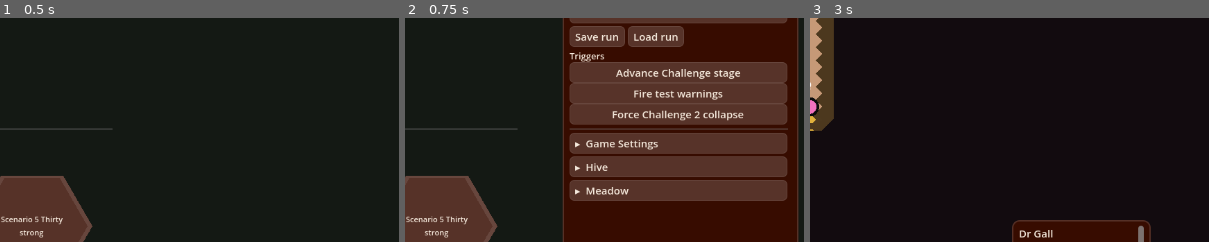
Above: before the commit, frames 1-3 (left to right).
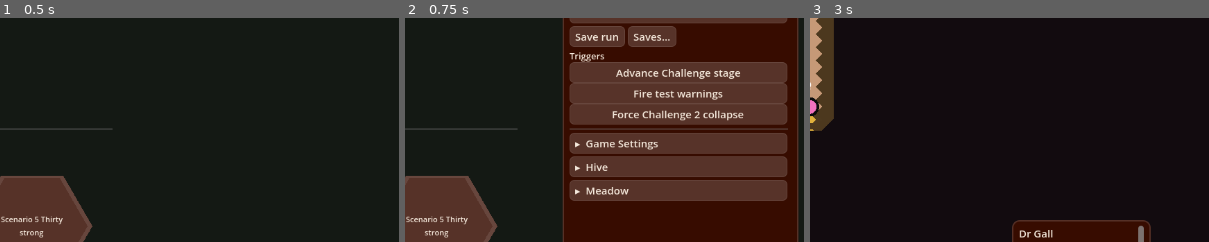
Above: after the commit, the same moments.

Repository: wonderburg7/meadow
Game: Godot game, scene res://scenes/Main.tscn
The game is run twice, just before and just after one commit, with the same random seed, the same clock (stepped at 60 frames per second) and the same inputs.
Inputs (mouse positions are % of the whole screen's width and height, from its top left):
- Up to frame 1 (0.5 s): no input
- Up to frame 2 (0.75 s): click "⚙" at 0.5 s
- Up to frame 3 (3 s): click "⚙" at 1.25 s; click (10, 30) at 2.02 s; click "Start" at 2.75 s
The pictures show only the part of the screen within x 50-100%, y 30-80%; the shares and areas given below are measured in that part.

Frame 1 is identical in both runs. In frame 2, 0.4% of the frame differs, in the area x 57-70%, y 3-13%; in frame 3, nothing differs.

Commit message:
SA-1: reach the Saves window from the cog only, and always confirm Delete
Removes the top bar's Saves button and its "saves_window" gate row. The
cog's "Load run" becomes "Saves…" and opens the Saves window on the main
menu as well as in a sandbox run; the window raises itself above the menu
there and hides "Save this run". Deleting a saved run now always asks, with
no "stop warning me" option. Files hands-on checks C-76 to C-78.

Co-Authored-By: Claude Opus 5.5 <noreply@anthropic.com>

Diff:
--- a/scripts/availability.gd
+++ b/scripts/availability.gd
@@ -75,10 +75,9 @@
 	"foraging_window": {"controls": ["foraging_button"]},
 	"hatch_lock": {"controls": ["lock_row"]},
 	"miner": {"controls": ["soil_mark_btn", "soil_clear_btn"]},
-	# AP-7: no Challenge stage unlocks either key, so both buttons stay hidden
-	# throughout a Challenge and show in every other run (progression.md 8.5).
+	# AP-7: no Challenge stage unlocks this key, so the button stays hidden
+	# throughout a Challenge and shows in every other run (progression.md 8.5).
 	"skills_window": {"controls": ["skills_button"]},
-	"saves_window": {"controls": ["saves_button"]},
 	"cell_designation": {"designations": ["nectar", "pollen", "brood", "any"]},
 	"honey_designation": {"designations": ["honey"]},
 	"jelly_designation": {"designations": ["jelly"]},
--- a/scripts/debug_panel.gd
+++ b/scripts/debug_panel.gd
@@ -509,9 +509,9 @@
 
 	load_btn = Button.new()
 	_style_button(load_btn)
-	load_btn.text = "Load run"
+	load_btn.text = "Saves…"
 	load_btn.pressed.connect(_on_load_pressed)
-	save_row.add_child(UI.with_info(load_btn, "Rebuild the world from the saved run. Whatever is happening now is lost."))
+	save_row.add_child(UI.with_info(load_btn, "Open the Saves window: save this run by name, load a save or one of its checkpoints, or delete one."))
 
 	# One labelled home for buttons that force a state the simulation
 	# reaches only rarely on its own, built before anything needs it so the
@@ -673,14 +673,15 @@
 ## the hive, so the world has to be built with them from the start. The
 ## flag tells the fresh scene to replay the save over itself.
 func _on_load_pressed() -> void:
-	# SV-3: in a sandbox run the Saves window (SV-2) is where a save is
-	# chosen, so Load run opens it rather than guessing. A Challenge hides
-	# that window, and the main menu would sit on top of it, so both keep
-	# the older behaviour below: load the most recently saved named slot.
+	# SV-3, SA-1: the Saves window (SV-2) is where a save is chosen, so
+	# "Saves…" opens it -- in a sandbox run and on the main menu, where the
+	# window raises itself above the menu (saves_panel.gd::open). Only a
+	# Challenge in progress keeps the older behaviour below, loading the
+	# most recently saved named slot: a Challenge keeps its own checkpoints.
 	var worlds := get_tree().get_nodes_in_group("world")
 	var menus := get_tree().get_nodes_in_group("main_menu")
 	var menu_visible: bool = not menus.is_empty() and menus[0].visible
-	if not worlds.is_empty() and not menu_visible and not (Session.starting_level in [1, 2]):
+	if not worlds.is_empty() and (menu_visible or not (Session.starting_level in [1, 2])):
 		var saves_panel = worlds[0].hud.saves_panel
 		if saves_panel != null:
 			panel.visible = false
--- a/scripts/hud.gd
+++ b/scripts/hud.gd
@@ -525,14 +525,14 @@
 
 # --- _ready and construction --------------------------------------
 var discard_dialog: ConfirmationDialog
+var discard_always_button: Button
 var pending_cell: Node2D = null
 ## What confirm_discard runs if the player agrees; empty while the dialog
 ## is asking about a cell.
 var _pending_discard_action: Callable = Callable()
-## The Saves window (SV-2), created here because this file owns the button
-## that opens it; parented to main like every other GamePanel.
+## The Saves window (SV-2), created here and parented to main like every
+## other GamePanel. Only the settings window's "Saves…" opens it (SA-1).
 var saves_panel: CanvasLayer
-var saves_button: Button
 ## The read-only skill tree (AP-3), created and opened from here the same way.
 var skill_tree_panel: CanvasLayer
 var skills_button: Button
@@ -772,14 +772,6 @@
 	winter_button.pressed.connect(func(): winter_window_requested.emit())
 	winter_button.size_flags_horizontal = Control.SIZE_EXPAND_FILL
 	row2.add_child(winter_button)
-
-	# SV-2 (icon AP-5). Hidden in a Challenge by its UI_GATES row (AP-7):
-	# a Challenge keeps its own checkpoints (tutorial_checkpoint.gd).
-	saves_button = _icon_button("save", "Saves", TOP_BAR_BUTTON_WIDTH, "Opens the Saves window.")
-	saves_button.pressed.connect(func(): main.year_winter._toggle_panel(saves_panel))
-	saves_button.size_flags_horizontal = Control.SIZE_EXPAND_FILL
-	row2.add_child(saves_button)
-	_register_gated_control("saves_button", func(): return saves_button)
 
 	# AP-3 (icon AP-5), just left of View (progression.md 8.5). Hidden in a
 	# Challenge by its UI_GATES row (AP-7), as 8.5 asks.
@@ -2310,7 +2302,8 @@
 ## "Don't warn me again" is a third button rather than a checkbox.
 ## AcceptDialog lays out its own message label and doesn't reliably
 ## position arbitrary child controls beneath it, so an extra button is
-## the sturdier choice here.
+## the sturdier choice here. Kept as discard_always_button so a
+## confirmation that always asks (a Saves-window Delete) can hide it.
 func _build_discard_dialog() -> void:
 	discard_dialog = ConfirmationDialog.new()
 	discard_dialog.theme = UiTheme.build_theme()
@@ -2320,7 +2313,7 @@
 	discard_dialog.cancel_button_text = "Leave the cell as it is"
 	add_child(discard_dialog)
 
-	discard_dialog.add_button("Discard, and stop warning me", true, "discard_always")
+	discard_always_button = discard_dialog.add_button("Discard, and stop warning me", true, "discard_always")
 	discard_dialog.confirmed.connect(_on_discard_confirmed)
 	discard_dialog.custom_action.connect(_on_discard_custom_action)
 
@@ -2333,6 +2326,7 @@
 	discard_dialog.cancel_button_text = "Leave the cell as it is"
 	pending_cell = cell
 	pending_type = new_type
+	discard_always_button.visible = true
 	discard_dialog.dialog_text = (
 		"This cell holds %d %s, and there is no other cell with room for it.\n\n"
 		+ "Reserving it for %s will throw that away."
@@ -2340,11 +2334,13 @@
 	discard_dialog.popup_centered()
 
 ## The same Session.warn_on_discard confirmation, for anything else that
-## throws something away (SV-2's Saves window). Callers check
-## warn_on_discard first; "Discard, and stop warning me" turns it off for
-## every use alike.
-func confirm_discard(title: String, text: String, ok_text: String, cancel_text: String, action: Callable) -> void:
+## throws something away (SV-2's Saves window). Callers that honour
+## warn_on_discard check it first; "Discard, and stop warning me" turns it
+## off for every use alike. A caller that asks every time (SA-1: deleting a
+## saved run) passes offer_stop_warning = false, which hides that button.
+func confirm_discard(title: String, text: String, ok_text: String, cancel_text: String, action: Callable, offer_stop_warning: bool = true) -> void:
 	pending_cell = null
+	discard_always_button.visible = offer_stop_warning
 	_pending_discard_action = action
 	discard_dialog.title = title
 	discard_dialog.ok_button_text = ok_text
--- a/scripts/saves_panel.gd
+++ b/scripts/saves_panel.gd
@@ -7,7 +7,8 @@
 ##
 ## The list is built when the window opens and after a save or delete.
 ## Nothing polls the filesystem: save_slots.gd answers from its index file.
-## Created by hud.gd, which owns the button that opens it.
+## Created by hud.gd; opened only from the settings window's "Saves…"
+## (debug_panel.gd::_on_load_pressed), in a run or on the main menu (SA-1).
 
 const UI = preload("res://scripts/ui.gd")
 const SaveSlots = preload("res://scripts/save_slots.gd")
@@ -21,6 +22,8 @@
 var list_box: VBoxContainer
 var name_row: HBoxContainer
 var name_edit: LineEdit
+## Hidden on the main menu, where there is no run of the player's to save.
+var save_run_btn: Button
 
 func _ready() -> void:
 	setup_layer("saves", "saves_panel")
@@ -47,9 +50,9 @@
 	close_btn.pressed.connect(func(): close())
 	header.add_child(close_btn)
 
-	var save_btn := _button("Save this run")
-	save_btn.pressed.connect(_on_save_pressed)
-	column.add_child(save_btn)
+	save_run_btn = _button("Save this run")
+	save_run_btn.pressed.connect(_on_save_pressed)
+	column.add_child(save_run_btn)
 
 	name_row = HBoxContainer.new()
 	name_row.visible = false
@@ -75,7 +78,15 @@
 	Session.run_reset.connect(_on_run_reset)
 	connect_left_window_reflow()
 
+## Over the main menu the window takes the settings window's own
+## over-the-menu layer (debug_panel.gd::_apply_layer_for_context), since the
+## menu's CanvasLayer (20) would otherwise hide it; in a run it sits at the
+## ordinary GamePanel layer.
 func open() -> void:
+	var menus := get_tree().get_nodes_in_group("main_menu")
+	var menu_visible: bool = not menus.is_empty() and menus[0].visible
+	layer = 21 if menu_visible else 11
+	save_run_btn.visible = not menu_visible
 	name_row.visible = false
 	_rebuild()
 	super.open()
@@ -186,14 +197,13 @@
 	Engine.time_scale = 1.0
 	get_tree().reload_current_scene()
 
+## Always asks, whatever warn_on_discard says (SA-1): a deleted run cannot
+## be recovered, so the confirmation offers no "stop warning me".
 func _on_delete_pressed(slug: String, display_name: String) -> void:
-	if not Session.warn_on_discard:
-		_delete(slug)
-		return
 	main.hud.confirm_discard(
 		"Delete this run",
 		"Delete \"%s\" and its checkpoints? This cannot be undone." % display_name,
-		"Delete it", "Keep it", func(): _delete(slug))
+		"Delete it", "Keep it", func(): _delete(slug), false)
 
 func _delete(slug: String) -> void:
 	SaveSlots.delete(slug)
--- a/test_scenarios/f2s_challenge2_gate_table_test.json
+++ b/test_scenarios/f2s_challenge2_gate_table_test.json
@@ -15,7 +15,6 @@
     {"do": "assert", "when": {"challenge_stage_id": "2.1"}, "condition": {"control": "hud/**/nursery_info", "visible": false}},
     {"do": "assert", "when": {"challenge_stage_id": "2.1"}, "condition": {"control": "command_tray/**/lock_row", "visible": false}},
     {"do": "assert", "when": {"challenge_stage_id": "2.1"}, "condition": {"control": "hud/**/skills_button", "visible": false}},
-    {"do": "assert", "when": {"challenge_stage_id": "2.1"}, "condition": {"control": "hud/**/saves_button", "visible": false}},
     {"do": "advance_challenge_stage", "stage_id": "2.5"},
     {"do": "set_cell_contents", "cell": {"built_index": 0}, "resource": "nectar", "amount": 60},
     {"do": "settle", "ticks": 5},
@@ -36,8 +35,7 @@
     {"do": "assert", "when": {"challenge_stage_id": "2.9"}, "condition": {"control": "hud/**/nursery_button", "visible": false}},
     {"do": "assert", "when": {"challenge_stage_id": "2.9"}, "condition": {"control": "hud/**/nursery_info", "visible": false}},
     {"do": "assert", "when": {"challenge_stage_id": "2.9"}, "condition": {"control": "command_tray/**/lock_row", "visible": true}},
-    {"do": "assert", "when": {"challenge_stage_id": "2.9"}, "condition": {"control": "hud/**/skills_button", "visible": true}},
-    {"do": "assert", "when": {"challenge_stage_id": "2.9"}, "condition": {"control": "hud/**/saves_button", "visible": false}}
+    {"do": "assert", "when": {"challenge_stage_id": "2.9"}, "condition": {"control": "hud/**/skills_button", "visible": true}}
   ],
   "stop": {"when_actions_resolved": true, "max_days": 1}
 }
Not shown, changed: FUNCTION_MAP.md
Not shown, changed: checks/ready.md
Not shown, added: checks/ready/C-76.md
Not shown, added: checks/ready/C-77.md
Not shown, added: checks/ready/C-78.md
Not shown, changed: plans/now/saves-access.md
